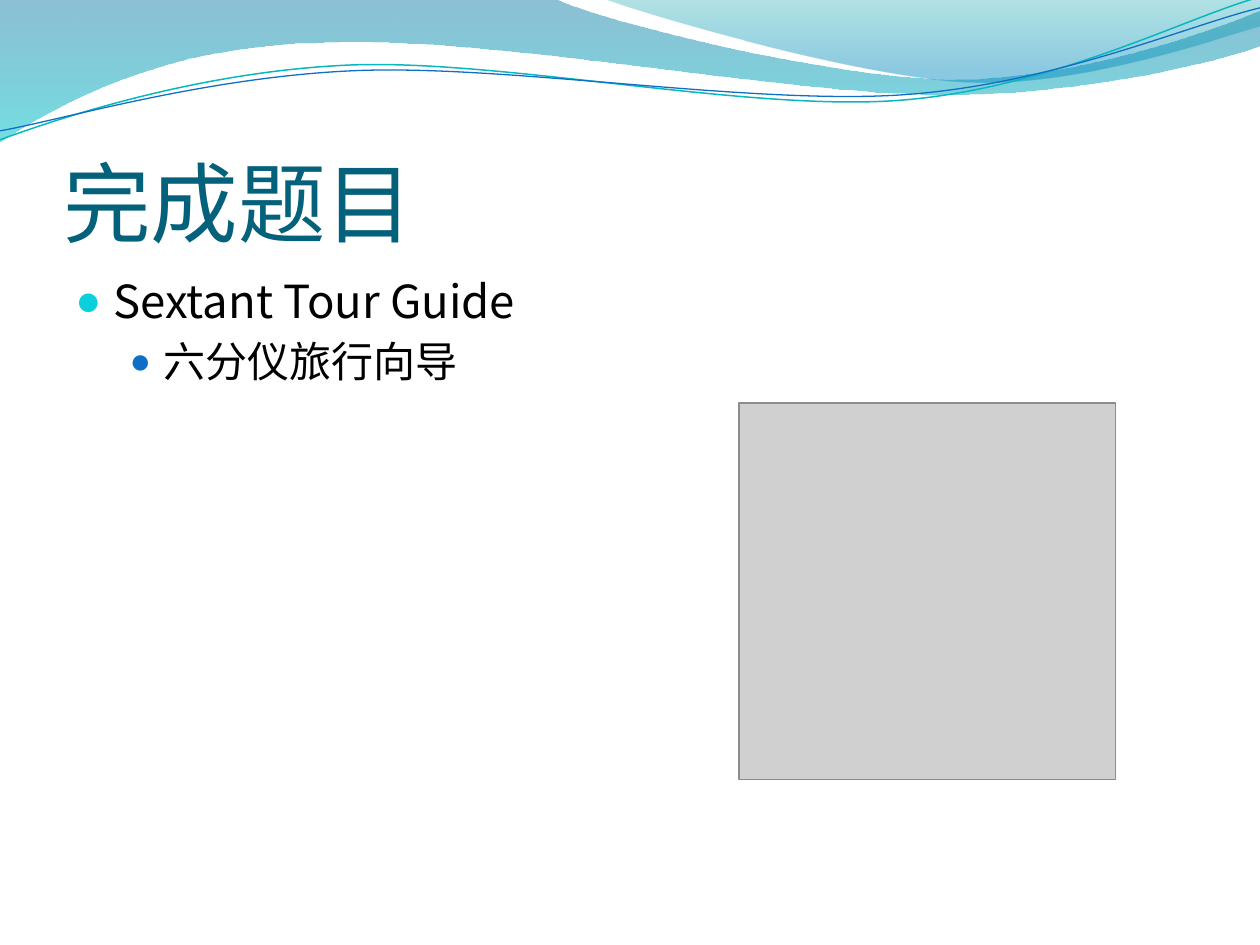
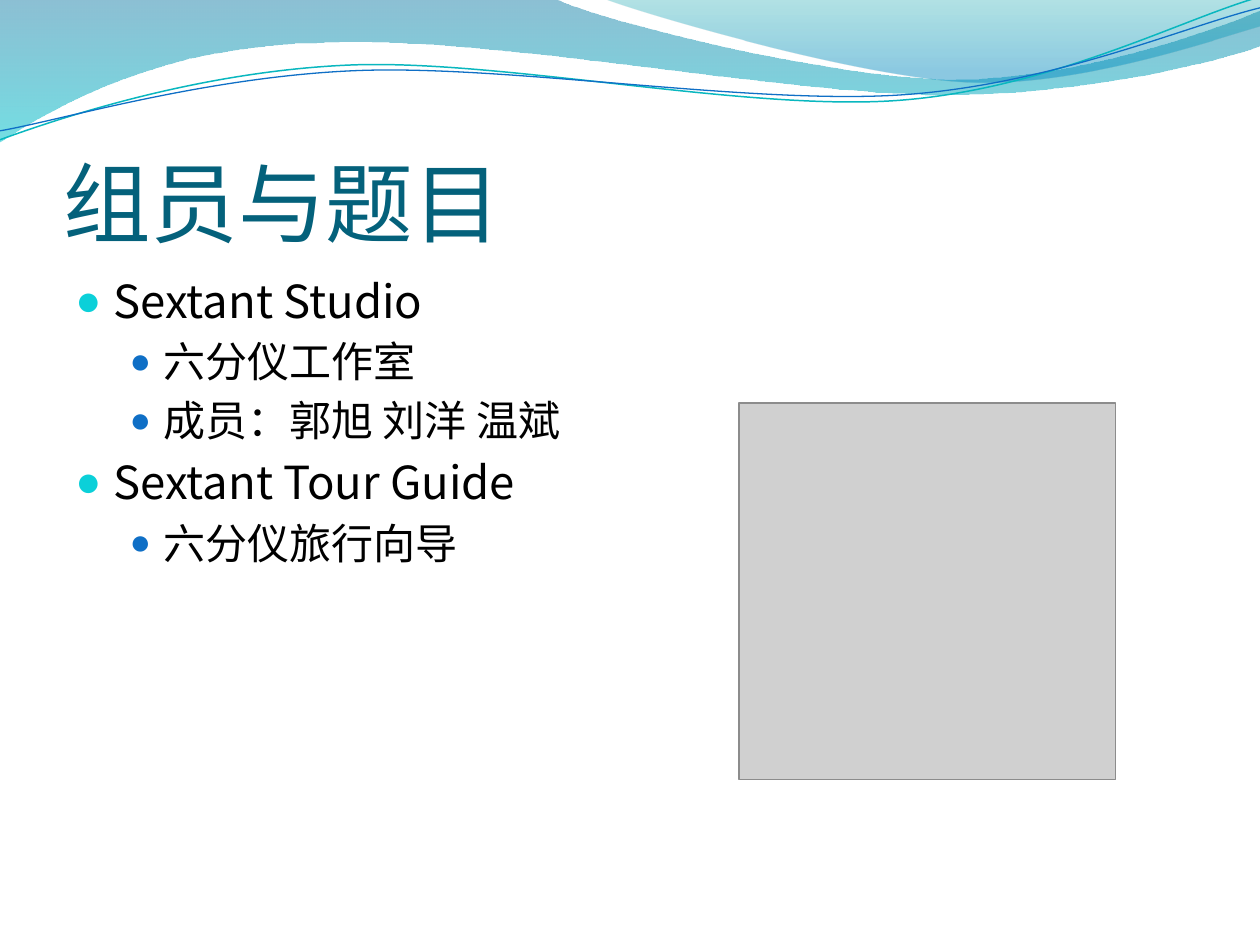
Before and after one commit to ggxx/SextantTG, a slide deck: slide 2 of doc/大作业汇报.pptx. Drawn at 1260x945 pixels with LibreOffice and Linux fonts; fonts in the diff are those of the drawing; grey boxes stand for pictures; background and template pictures are left out. Boxes give left, top, right and bottom in pixels: in the first picture for what was removed or moved away, otherwise in the second. Text is boxed around its words. In the diff, an @@ line names an element or a change of style, - is before the commit and + after.

Commit message:
update ppt

```diff
--- a/doc/大作业汇报.pptx
+++ b/doc/大作业汇报.pptx
@@ title at (63,162,501,244): text changed @@
-完成题目
+组员与题目
@@ text at (113,281,560,440): paragraphs added @@
+● Sextant Studio
+  ● 六分仪工作室
+  ● 成员：郭旭 刘洋 温斌
```
Also in this commit, not shown: 1 other slide changed, 6 other files.
